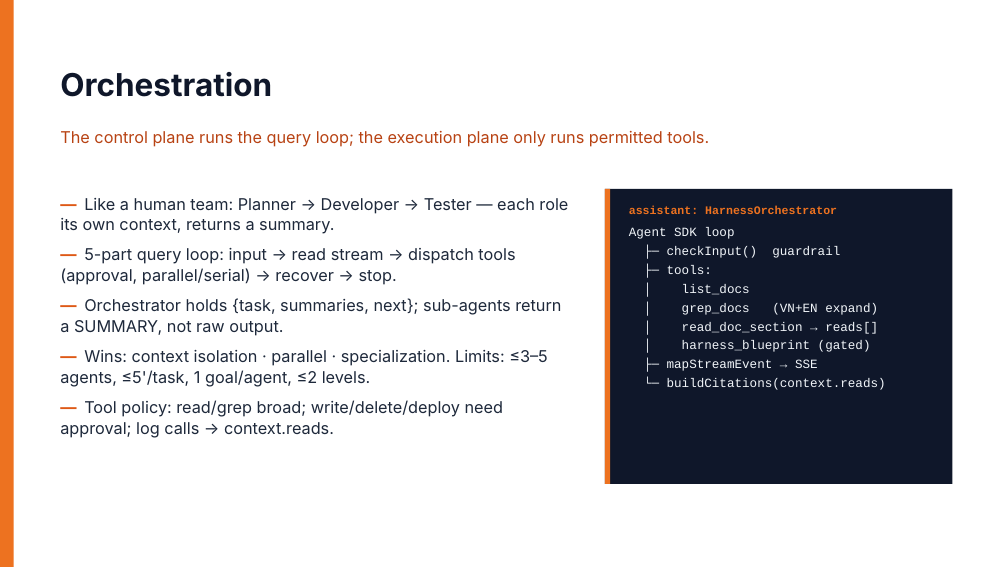
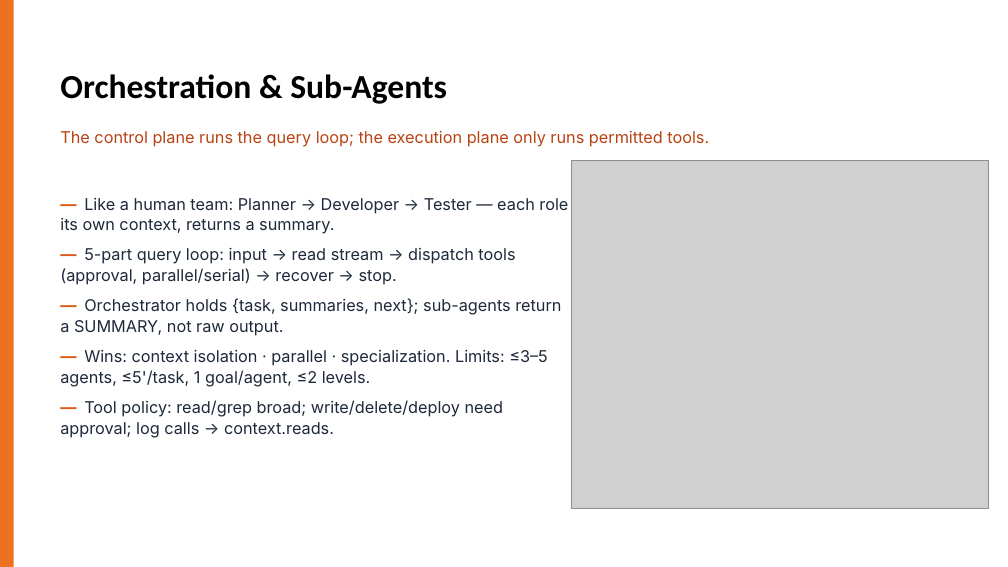
Before and after one commit to billyvu9322/harness-academy, a slide deck: slide 9 of seminar/AI-Agent-Harness-Seminar.pptx (slide 10 before the commit). Drawn at 1008x567 pixels with LibreOffice and Linux fonts; fonts in the diff are those of the drawing; grey boxes stand for pictures. Boxes give left, top, right and bottom in pixels: in the first picture for what was removed or moved away, otherwise in the second. Text is boxed around its words. In the diff, an @@ line names an element or a change of style, - is before the commit and + after.

```diff
--- a/seminar/AI-Agent-Harness-Seminar.pptx
+++ b/seminar/AI-Agent-Harness-Seminar.pptx
@@ text at (60, 74, 447, 104): text changed; size 30 to 32 pt; font Inter to Calibri; text colour #0F172A to #000000 @@
-Orchestration
+Orchestration & Sub-Agents
@@ picture added at (572, 160, 988, 508) @@
@@ rectangle removed at (605, 189, 953, 484) @@
@@ rectangle removed at (605, 189, 610, 484) @@
@@ text removed at (629, 206, 886, 390) @@
-assistant: HarnessOrchestrator
-Agent SDK loop
-├─ checkInput() guardrail
-├─ tools:
-│ list_docs
-│ grep_docs (VN+EN expand)
-│ read_doc_section → reads[]
-│ harness_blueprint (gated)
-├─ mapStreamEvent → SSE
-└─ buildCitations(context.reads)
```
Also in this commit, not shown: 8 other slides changed, 1 slide removed, 32 other files.
